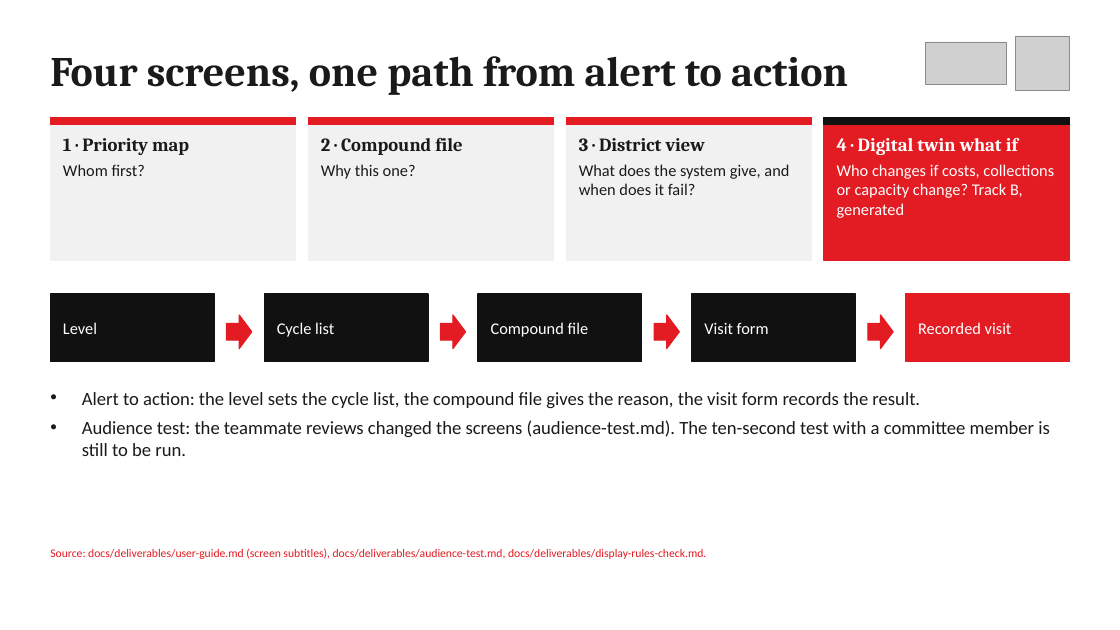
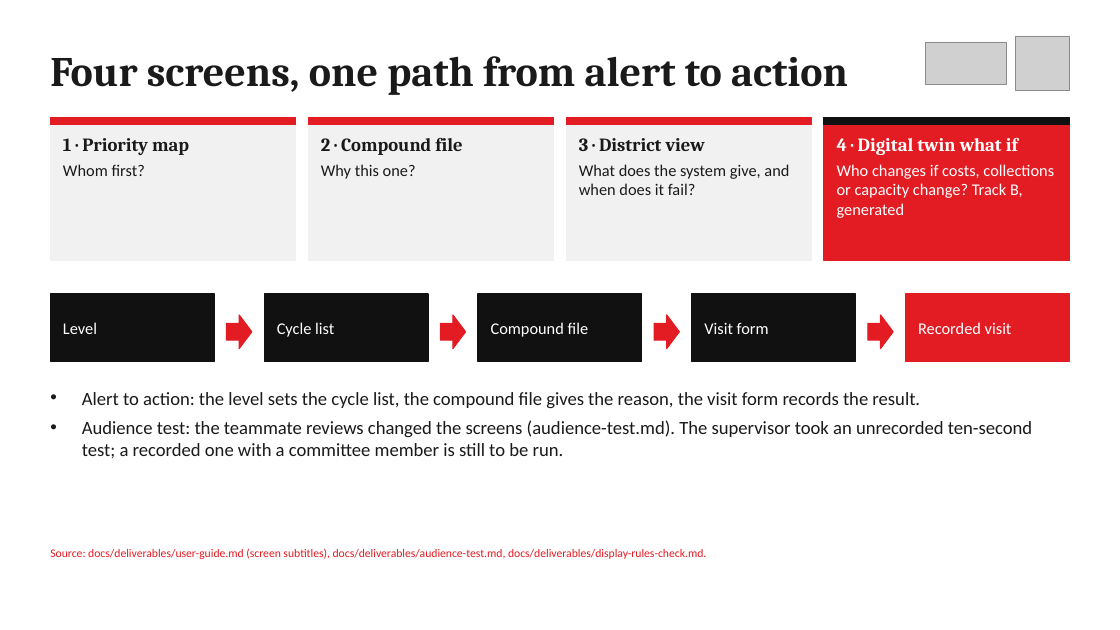
Before and after one commit to elsayedelmandoh/spaceeye-geoai, a slide deck: slide 11 of docs/deliverables/01-presentation/presentation.pptx. Drawn at 1120x630 pixels with LibreOffice and Linux fonts; fonts in the diff are those of the drawing; grey boxes stand for pictures. Boxes give left, top, right and bottom in pixels: in the first picture for what was removed or moved away, otherwise in the second. Text is boxed around its words. In the diff, an @@ line names an element or a change of style, - is before the commit and + after.

```diff
--- a/docs/deliverables/01-presentation/presentation.pptx
+++ b/docs/deliverables/01-presentation/presentation.pptx
@@ text at (x1=82, y1=420, x2=1032, y2=458): text changed @@
-• Audience test: the teammate reviews changed the screens (audience-test.md). The ten-second test with a committee member is still to be run.
+• Audience test: the teammate reviews changed the screens (audience-test.md). The supervisor took an unrecorded ten-second test; a recorded one with a committee member is still to be run.
```
Also in this commit, not shown: 9 other slides changed, 5 other files.
